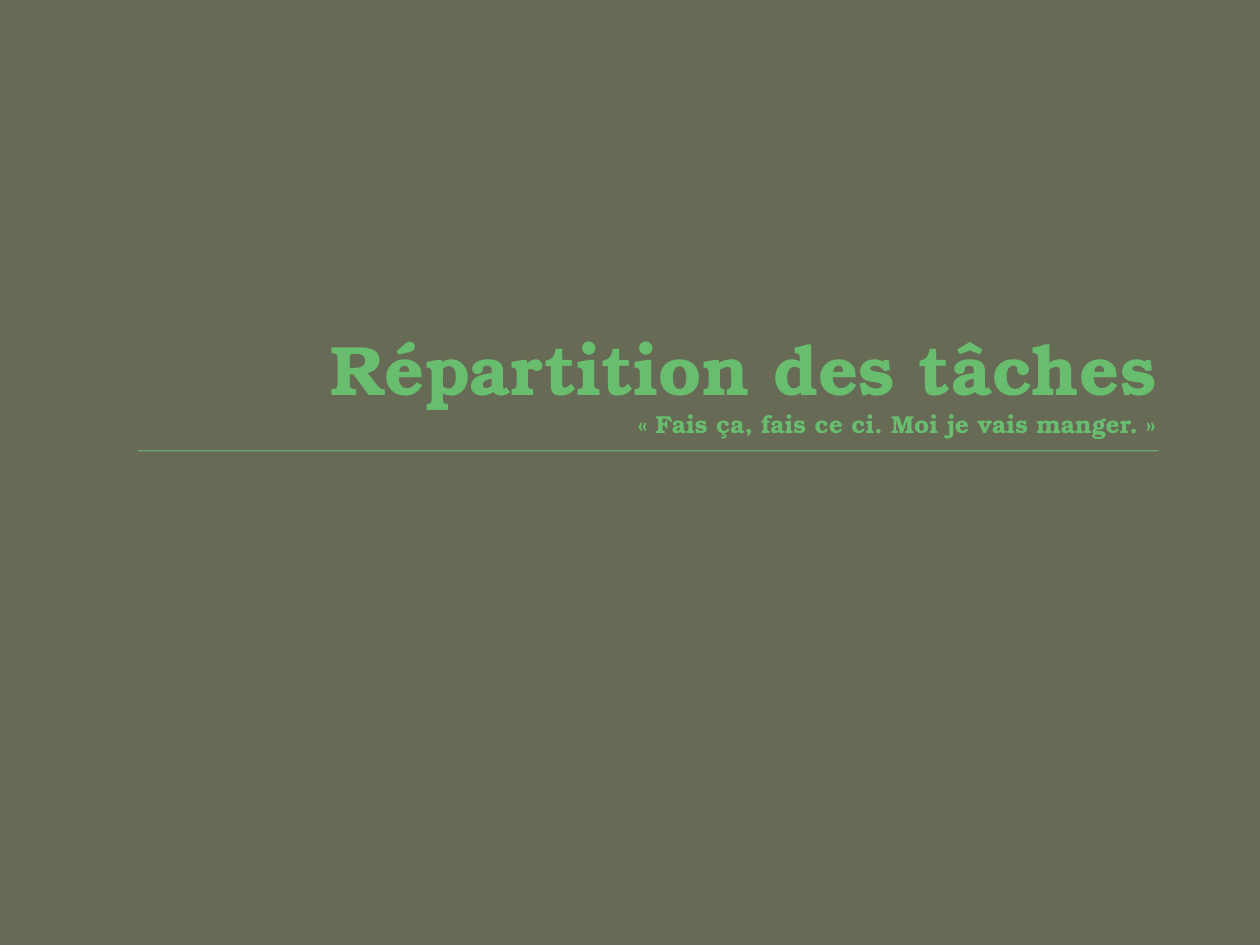
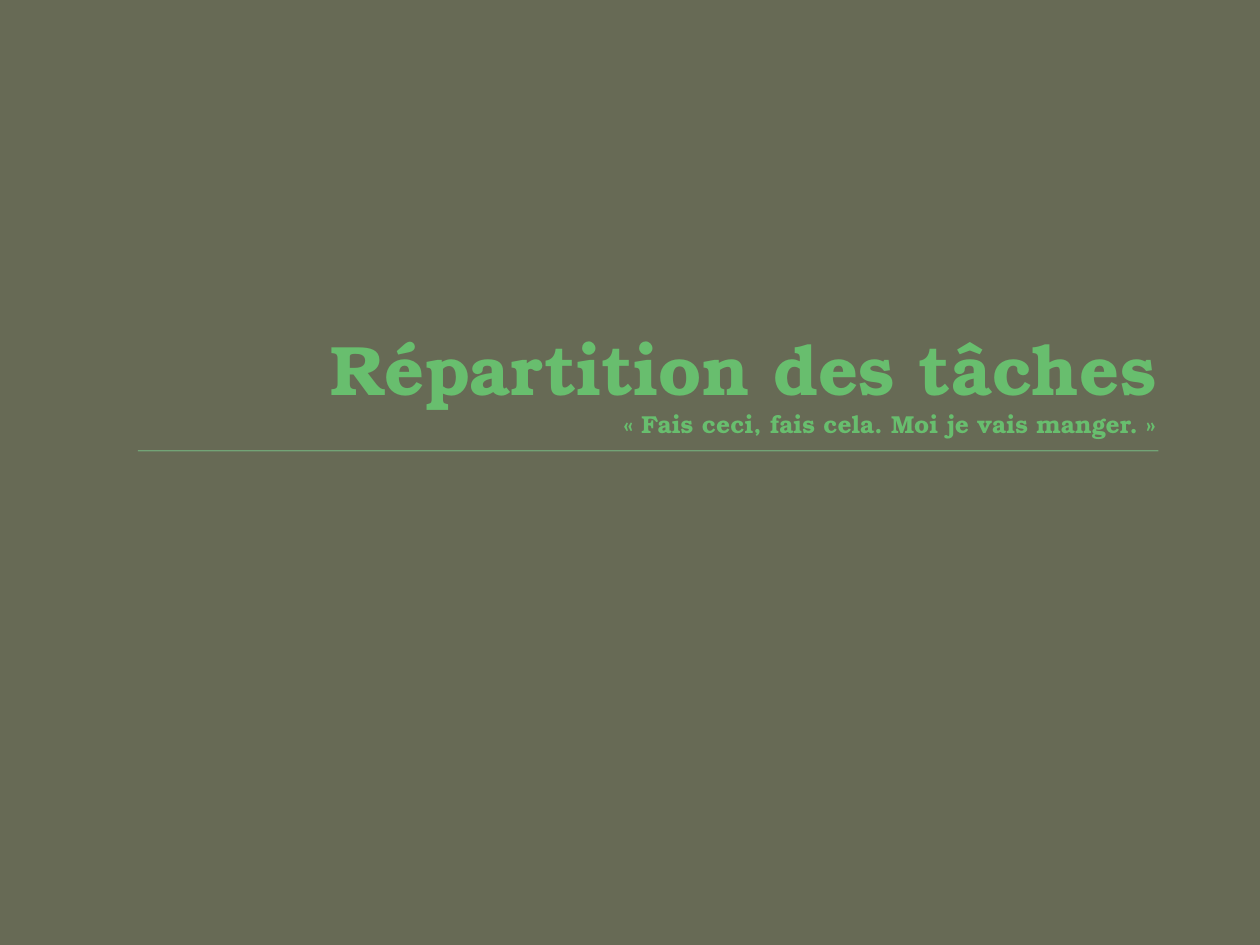
Before and after one commit to Raphy/bomberman, a slide deck: slide 18 of Bomberman - Présentation.pptx (slide 17 before the commit). Drawn at 1260x945 pixels with LibreOffice and Linux fonts; fonts in the diff are those of the drawing. Boxes give left, top, right and bottom in pixels: in the first picture for what was removed or moved away, otherwise in the second. Text is boxed around its words. In the diff, an @@ line names an element or a change of style, - is before the commit and + after.

Commit message:
last

```diff
--- a/Bomberman - Présentation.pptx
+++ b/Bomberman - Présentation.pptx
@@ title at (331,341,1157,439): text changed @@
-Répartition des tâches
-« Fais ça, fais ce ci. Moi je vais manger. »
+Répartition des tâches
+« Fais ceci, fais cela. Moi je vais manger. »
```
Also in this commit, not shown: 3 other slides changed, 2 slides added, 1 slide removed.
